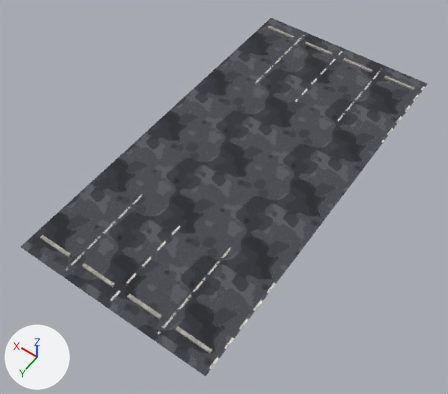
The glTF model THE_VEIL_ASSETS_V2/02_Town/Roads/RD_ParkingLot_10x20m.glb, before and after one commit.
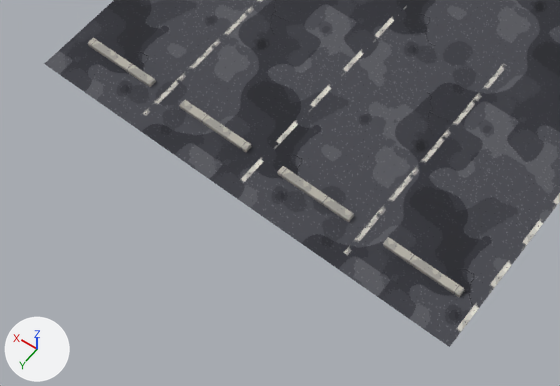
Old and new are each drawn whole from a 50 mm lens placed at (-10.8, 7.0, 22.7), pointed at (-0.1, -8.1, -1.0) and again close up on the part from 0% to 57% of the width and 55% to 100% of the height. Lighting does not change. The marker at lower left points along +X, +Y and +Z. The last two pictures show the newer version. Objects named as collision shapes, trigger or cutter boxes, shadow casters or lower levels of detail are left out. Where no turn or scale is listed for an object, it has been applied to the vertices. Vertices at exactly the same position are counted once.

The scene before the commit, as lines of its bpy script (objects in view):
```python
me_rd_parkinglot_10x20m_mesh = bpy.data.meshes.new('RD_ParkingLot_10x20m_Mesh')
me_rd_parkinglot_10x20m_mesh.from_pydata(...)  # 100 vertices, 98 faces; spans x -5.0..5.0, y -20.0..0.0, z 0.2
# faces by material slot: [2, 16, 80]
me_rd_parkinglot_10x20m_mesh.materials.append(mat_m_road_parkinglotasphalt)
me_rd_parkinglot_10x20m_mesh.materials.append(mat_m_road_markingwhite)  # picture img_t_road_markingwhite_png
me_rd_parkinglot_10x20m_mesh.materials.append(mat_m_road_curbconcrete)  # picture img_t_road_curbconcrete_png
ob_rd_parkinglot_10x20m_mesh = bpy.data.objects.new('RD_ParkingLot_10x20m_Mesh', me_rd_parkinglot_10x20m_mesh)
ob_rd_parkinglot_10x20m_mesh.location = (0.0, 0.0, 0.0)
```
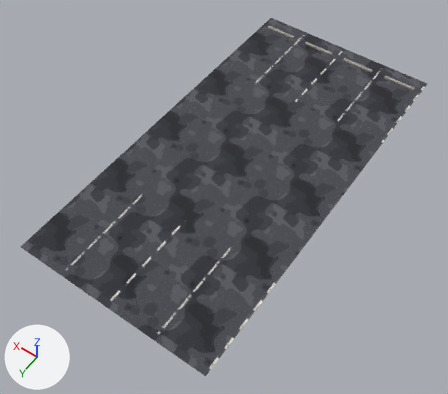
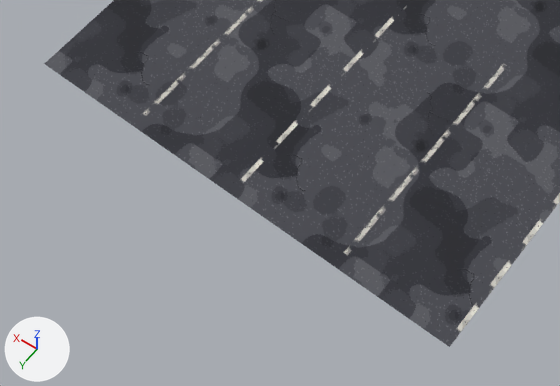
Pixel boxes [x1, y1, x2, y2] of what changed, in the close-ups (560 x 386 px):
part 1 of me_rd_parkinglot_10x20m_mesh, deleted: before [383, 237, 464, 297]
part 2 of me_rd_parkinglot_10x20m_mesh, deleted: before [88, 38, 156, 87]
part 3 of me_rd_parkinglot_10x20m_mesh, deleted: before [277, 166, 354, 223]
part 4 of me_rd_parkinglot_10x20m_mesh, deleted: before [179, 100, 252, 152]

The change in detail:
me_rd_parkinglot_10x20m_mesh is used by ob_rd_parkinglot_10x20m_mesh; location (0.0, 0.0, 0.0).
me_rd_parkinglot_10x20m_mesh had 100 vertices, 98 faces and spanned x -5.0..5.0, y -20.0..0.0, z 0.2.
me_rd_parkinglot_10x20m_mesh now has 68 vertices, 58 faces and spans x -5.0..5.0, y -20.0..0.0, z 0.2.
me_rd_parkinglot_10x20m_mesh part 1: the loose piece of 8 vertices spanning x -4.6..-2.9, y -1.0..-0.8, z 0.2 is deleted.
me_rd_parkinglot_10x20m_mesh part 2: the loose piece of 8 vertices spanning x 2.9..4.6, y -1.0..-0.8, z 0.2 is deleted.
me_rd_parkinglot_10x20m_mesh part 3: the loose piece of 8 vertices spanning x -2.1..-0.4, y -1.0..-0.8, z 0.2 is deleted.
me_rd_parkinglot_10x20m_mesh part 4: the loose piece of 8 vertices spanning x 0.4..2.1, y -1.0..-0.8, z 0.2 is deleted.
